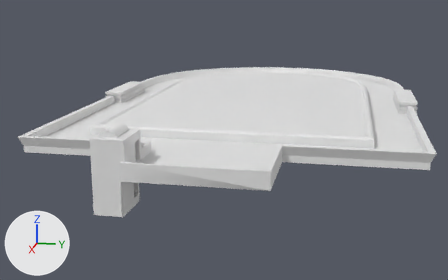
The FBX model Assets/_OwnAssets/Environment/modified park garage.fbx, before and after one commit.
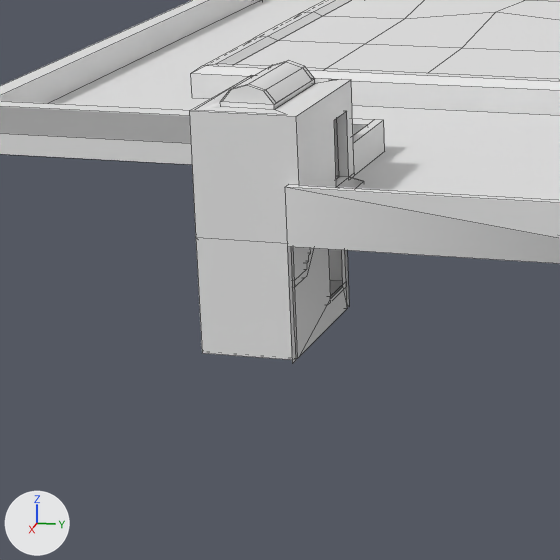
Each version is shown whole from a 50 mm camera at (0.496, 0.18, 0.165) aimed at (-0.323, 0.017, -0.04), then close up on the part from 7% to 46% of the width and 37% to 100% of the height. The axes (+X, +Y, +Z) are drawn at lower left. The lights are the same throughout. The close-ups show mesh edges as thin lines. Where no turn or scale is listed for an object, it has been applied to the vertices. Vertices at the same position are counted once.

In view in the first close-up: 'Glass_couple_roof', 'Grass_roof', 'Park_garage', 'Stairs', 'Stone_roof'.
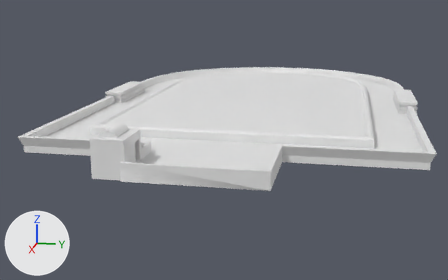
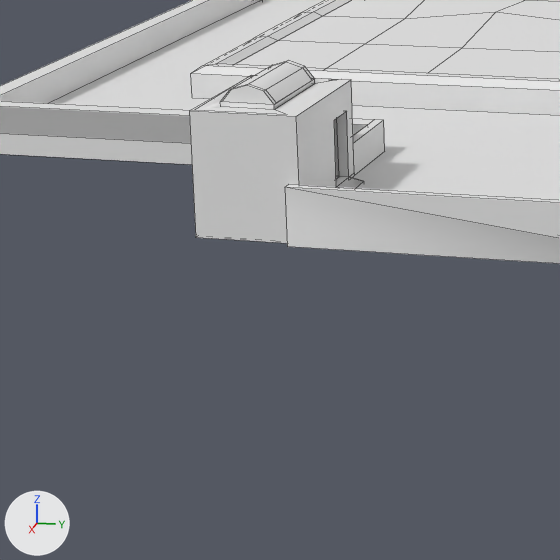
The newer file is also rescaled (x100.0) as a whole; pictures and numbers use the older file's frame.

Changed parts and their boxes [x1, y1, x2, y2] in the close-ups (560 x 560 px):
```json
{"object": "Park_garage", "change": "reshaped", "before": [0, 0, 560, 363], "after": [0, 0, 560, 264]}
{"object": "Stairs", "change": "reshaped", "before": [294, 176, 343, 298], "on screen": "not visible afterwards"}
{"part": 1, "of": "me_plane_001", "change": "deleted", "before": [330, 280, 343, 298]}
{"part": 2, "of": "me_plane_001", "change": "cut back", "before": [294, 176, 339, 286]}
{"part": 3, "of": "me_cube_007", "change": "deleted", "before": [196, 237, 349, 363]}
```

The change, as JSON lines over the scene's bpy script:
```json
{"block": "me_plane_001", "where": "# used by ob_stairs; location = (-0.0008, -0.0038, -0.1239)"}
{"op": "remove", "block": "me_plane_001", "code": "me_plane_001.from_pydata(...)  # 119 vertices, 75 faces; spans x -0.0427..0.0, y -0.0338..-0.0067, z 0.0966..0.1311"}
{"op": "add", "block": "me_plane_001", "code": "me_plane_001.from_pydata(...)  # 8 vertices, 6 faces; spans x -0.0427..0.0003, y -0.0338..-0.0067, z 0.1291..0.1311"}
{"block": "me_plane_001", "change": "me_plane_001 part 1: the loose piece of 21 vertices spanning x -0.0427..-0.0208, y -0.0338..-0.0067, z 0.0966..0.0984 is deleted"}
{"block": "me_plane_001", "change": "me_plane_001 part 2"}
{"block": "me_plane_001", "change": "94 vertices are removed from x -0.0427..0.0, y -0.0338..-0.0067, z 0.0984..0.1311"}
{"block": "me_plane_001", "change": "60 faces are deleted"}
{"block": "me_plane_001", "change": "4 vertices are added at (0.0003, -0.0067, 0.1291), (0.0003, -0.0337, 0.1292), (0.0003, -0.0337, 0.1311), (0.0003, -0.0067, 0.1311)"}
{"block": "me_plane_001", "change": "6 new faces join them"}
{"block": "me_cube_007", "where": "# used by ob_park_garage; location = (0.0, 0.0, -0.1277)"}
{"op": "remove", "block": "me_cube_007", "code": "me_cube_007.from_pydata(...)  # 390 vertices, 223 faces; spans x -0.689..0.003, y -0.154..0.27, z 0.094..0.171"}
{"op": "remove", "block": "me_cube_007", "code": "me_cube_007.materials.append(mat_window_frames_b)  # white #e7e7e7"}
{"op": "add", "block": "me_cube_007", "code": "me_cube_007.from_pydata(...)  # 355 vertices, 194 faces; spans x -0.689..0.003, y -0.154..0.27, z 0.128..0.171"}
{"block": "me_cube_007", "change": "me_cube_007 part 3"}
{"block": "me_cube_007", "change": "35 vertices are removed from x -0.046..0.003, y -0.039..-0.011, z 0.094..0.126"}
{"block": "me_cube_007", "change": "29 faces are deleted"}
```
